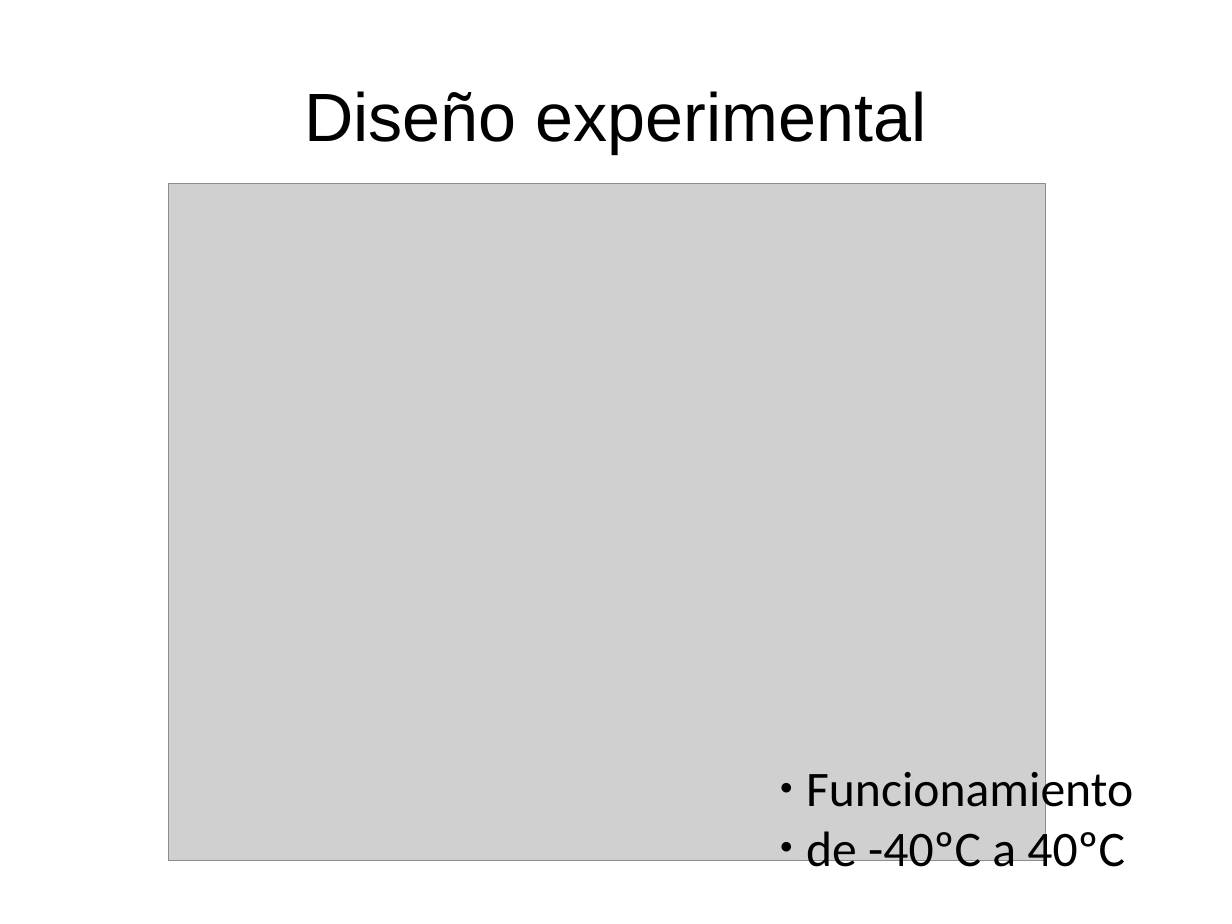
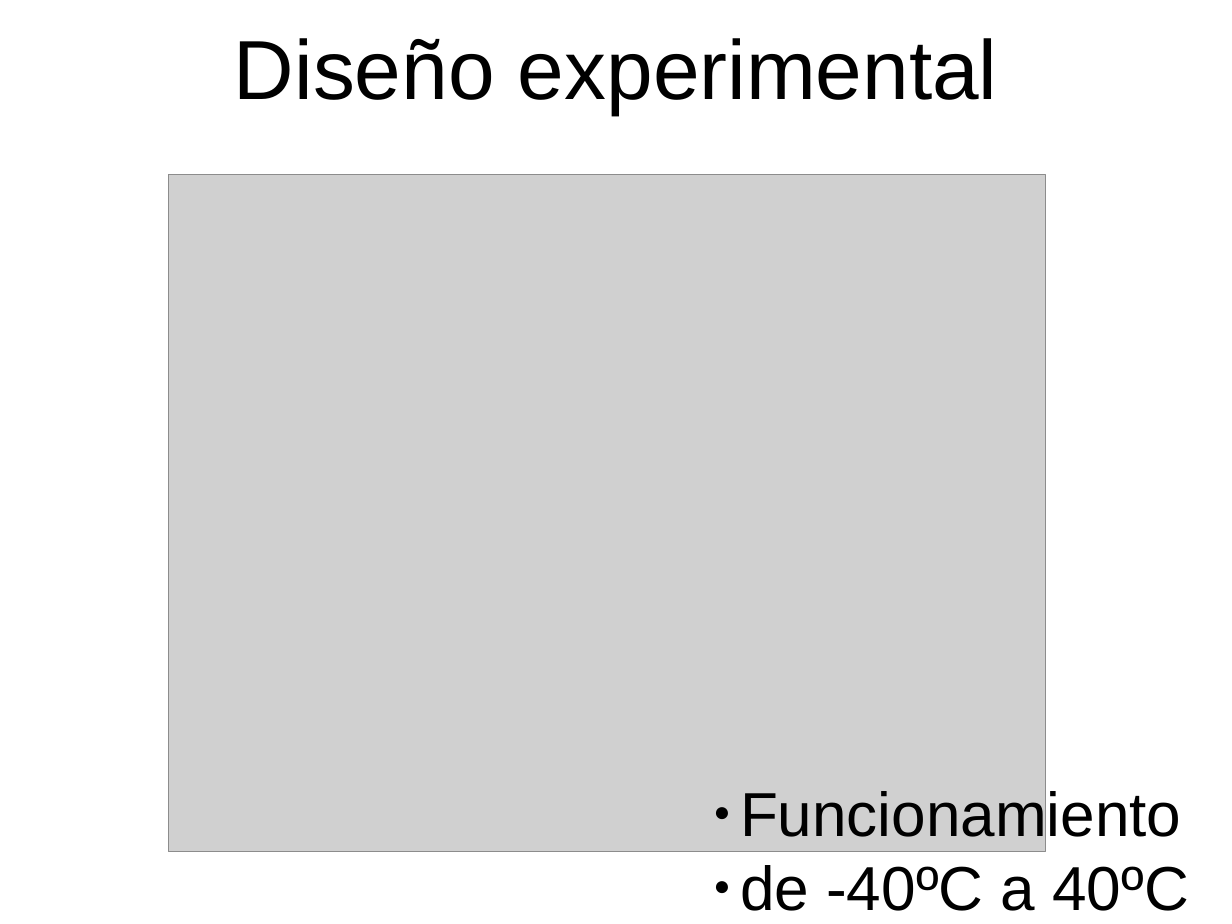
Before and after one commit to labosat/Labo-7, a slide deck: slide 4 of Charla Avance Labo7.odp. Drawn at 1232x924 pixels with LibreOffice and Linux fonts; fonts in the diff are those of the drawing; grey boxes stand for pictures. Boxes give left, top, right and bottom in pixels: in the first picture for what was removed or moved away, otherwise in the second. Text is boxed around its words. In the diff, an @@ line names an element or a change of style, - is before the commit and + after.

```diff
--- a/Charla Avance Labo7.odp
+++ b/Charla Avance Labo7.odp
@@ text "Diseño experimental": place and size @@
-text "Diseño experimental" at [304,91,927,153]
+text "Diseño experimental" at [234,38,998,114]
@@ text "Diseño experimental" at [234,38,998,114]: size 44 to 54 pt @@
@@ picture: place and size @@
-picture at [169,183,1046,861]
+picture at [169,174,1046,852]
@@ text "Funcionamiento": place and size @@
-text "Funcionamiento" at [806,765,1133,878]
+text "Funcionamiento" at [740,786,1189,911]
@@ text "Funcionamiento" at [740,786,1189,911]: size 32 to 40 pt, font Calibri to Arial @@
```
Also in this commit, not shown: 7 other slides changed, 3 slides added, 2 slides removed, 5 other files.
